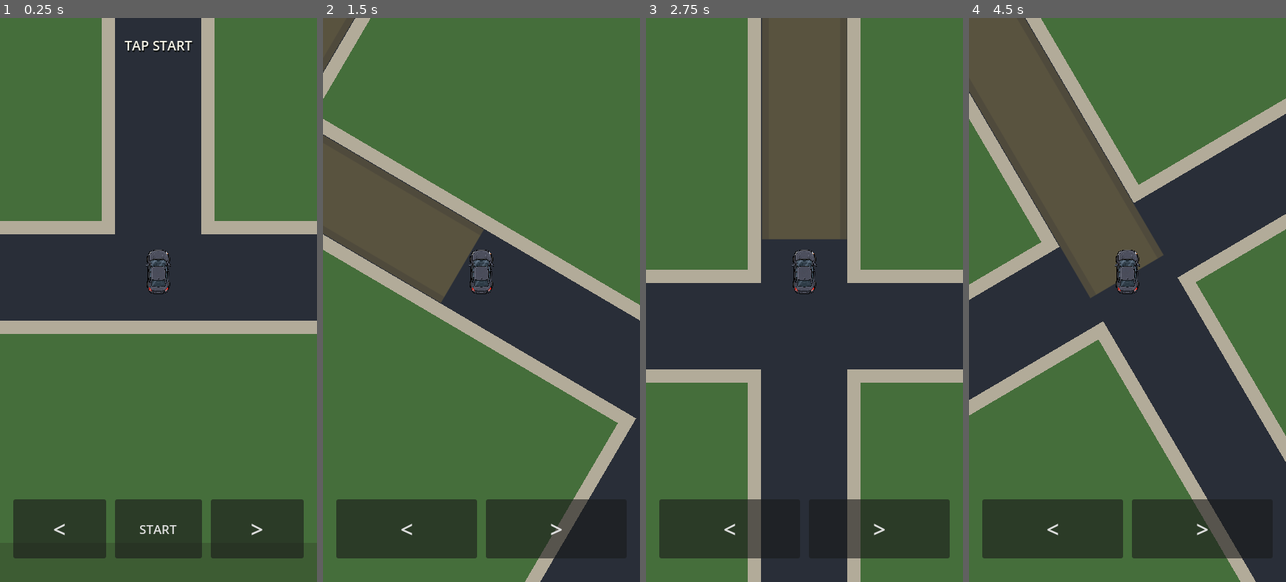
Above: before the commit, frames 1-4 (left to right).
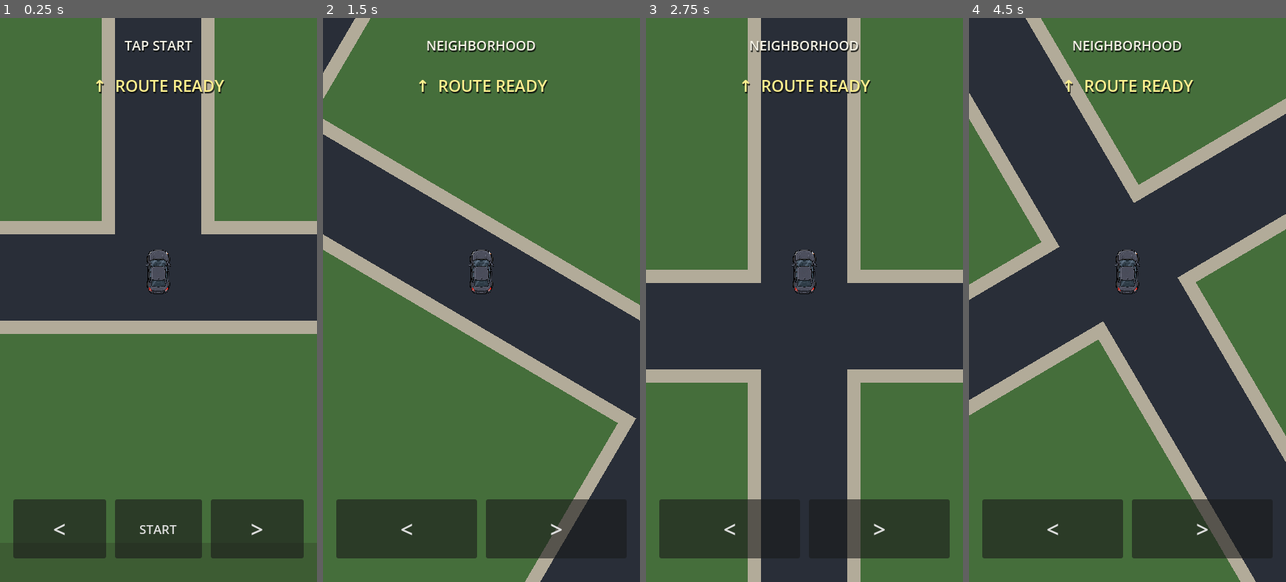
Above: after the commit, the same moments.

Repository: patrickcallahancomedy/comedian
Game: Godot game, scene res://scenes/drive/drive_module.tscn
Two runs of this game, one before a commit and one after it. Both use one fixed random seed, a clock stepped at 60 frames per second and the inputs below.
Inputs (mouse positions are in pixels of both pictures, inside the frame that each line leads up to):
- Up to frame 1 (0.25 s): no input
- Up to frame 2 (1.5 s): click "START" at 0.5 s; tap Enter (ui_accept) at 1.25 s; move the mouse to (551, 271) at 1.27 s; hold Right from 1.28 s (still down); tap Space at 1.35 s; click (551, 271) at 1.42 s
- Up to frame 3 (2.75 s): tap Enter (ui_accept) at 1.52 s; release Right at 2 s; drag from (741, 328) to (788, 412) at 2.02 s
- Up to frame 4 (4.5 s): move the mouse to (1159, 175) at 2.77 s; hold Right 2.78-3.5 s; tap Space at 2.85, 4.35 s; drag from (1111, 412) to (1032, 215) at 3.52 s; move the mouse to (1222, 384) at 4.27 s; hold Left from 4.28 s (still down)

The runs differ from the first frame. In frame 1, 0.5% of the frame differs, in the area x 30-71%, y 10-14%; in frame 2, 9.1%; in frame 3, 11%; in frame 4, 14%, in the area x 0-71%, y 0-50%.
Error after the commit: Parse Error: Cannot infer the type of "current_cell" variable because the value doesn't have a set type. (res://scripts/drive/drive_navigation.gd:244)

Commit message:
Use conventional GPS route line and directions

Diff:
--- a/godot/scripts/drive/drive_navigation.gd
+++ b/godot/scripts/drive/drive_navigation.gd
@@ -1,17 +1,22 @@
 extends Label
 
-## Subtle in-world route guidance for the driving microgame.
-## Draws only a restrained road-center route line. There are no turn arrows,
-## badges, chevrons, pulses, or marker animations.
+## GPS-style route guidance for the driving microgame.
+## Uses a conventional center route line plus a compact top instruction banner.
 
 const MAP = preload("res://scripts/drive/drive_grid_map.gd")
 
-const ROUTE_TINT_COLOR := Color(1.0, 0.80, 0.30, 0.18)
-const ROUTE_SOFT_COLOR := Color(1.0, 0.88, 0.50, 0.055)
-const ROUTE_TINT_WIDTH_RATIO := 0.98
-const ROUTE_SOFT_WIDTH_RATIO := 0.82
-const ROUTE_START_AHEAD_RATIO := 0.08
-const ROUTE_LOOKAHEAD_CELLS := 1.35
+const ROUTE_SHADOW_COLOR := Color(0.02, 0.08, 0.18, 0.52)
+const ROUTE_LINE_COLOR := Color(0.10, 0.42, 0.96, 0.98)
+const ROUTE_SHADOW_WIDTH_RATIO := 0.48
+const ROUTE_LINE_WIDTH_RATIO := 0.32
+const ROUTE_START_AHEAD_RATIO := 0.02
+
+const BANNER_COLOR := Color(0.05, 0.30, 0.22, 0.97)
+const BANNER_TEXT_COLOR := Color(1.0, 1.0, 1.0, 1.0)
+const BANNER_SUBTEXT_COLOR := Color(0.88, 0.96, 0.92, 0.92)
+const BANNER_MARGIN := 16.0
+const BANNER_HEIGHT := 82.0
+const BANNER_RADIUS := 12.0
 
 @onready var drive = $"../CityMap"
 @onready var status_label: Label = $"../StatusLabel"
@@ -59,15 +64,19 @@
 func _draw() -> void:
 	if drive == null or not drive.started or drive.drive_complete:
 		return
-	if drive.road_kind != "neighborhood" and drive.road_kind != "city":
-		return
-
+
+	if drive.road_kind == "neighborhood" or drive.road_kind == "city":
+		_draw_route_line()
+
+	_draw_instruction_banner()
+
+
+func _draw_route_line() -> void:
 	var route := _current_route_states()
 	if route.is_empty():
 		return
 
 	var world_points := _route_world_points(route)
-	world_points = _limited_route_world_points(world_points)
 	if world_points.size() < 2:
 		return
 
@@ -77,25 +86,203 @@
 		else drive.CITY_ROAD_WIDTH
 	)
 	var zoom: float = drive._current_world_zoom()
-	var tint_width: float = road_world_width * zoom * ROUTE_TINT_WIDTH_RATIO
-	var soft_width: float = road_world_width * zoom * ROUTE_SOFT_WIDTH_RATIO
+	var shadow_width: float = road_world_width * zoom * ROUTE_SHADOW_WIDTH_RATIO
+	var line_width: float = road_world_width * zoom * ROUTE_LINE_WIDTH_RATIO
 	var screen_points := PackedVector2Array()
 
-	for world_point in world_points:
-		screen_points.append(drive._world_to_screen(world_point))
-
-	# Start just in front of the car so the road reads as lit ahead of Darren,
-	# not as a marker painted underneath the car.
+	for index in range(world_points.size()):
+		if index > 0 and not _world_segment_is_local(
+			world_points[index - 1],
+			world_points[index]
+		):
+			break
+		screen_points.append(drive._world_to_screen(world_points[index]))
+
+	if screen_points.size() < 2:
+		return
+
 	screen_points[0] = screen_points[0].lerp(
 		screen_points[1],
 		ROUTE_START_AHEAD_RATIO
 	)
 
-	# Draw the route as one continuous road-width wash. This avoids the round
-	# endpoint blobs and overlapping per-segment rectangles that made turns look
-	# like blocks or caused the old line to appear to split across the map.
-	draw_polyline(screen_points, ROUTE_TINT_COLOR, tint_width, true)
-	draw_polyline(screen_points, ROUTE_SOFT_COLOR, soft_width, true)
+	# Conventional GPS treatment: one solid center route with a darker casing.
+	draw_polyline(screen_points, ROUTE_SHADOW_COLOR, shadow_width, true)
+	draw_polyline(screen_points, ROUTE_LINE_COLOR, line_width, true)
+
+
+func _draw_instruction_banner() -> void:
+	var instruction := _current_instruction()
+	if instruction.is_empty():
+		return
+
+	var banner_width := minf(size.x - BANNER_MARGIN * 2.0, 420.0)
+	var banner_rect := Rect2(
+		Vector2((size.x - banner_width) * 0.5, BANNER_MARGIN),
+		Vector2(banner_width, BANNER_HEIGHT)
+	)
+	draw_style_box(
+		_make_banner_style(),
+		banner_rect
+	)
+
+	var icon_rect := Rect2(
+		banner_rect.position + Vector2(14.0, 14.0),
+		Vector2(48.0, 48.0)
+	)
+	_draw_turn_icon(icon_rect, String(instruction.get("turn", "straight")))
+
+	var font := get_theme_default_font()
+	var title_size := 22
+	var sub_size := 14
+	var text_x := banner_rect.position.x + 76.0
+	var title_y := banner_rect.position.y + 32.0
+	var sub_y := banner_rect.position.y + 57.0
+
+	draw_string(
+		font,
+		Vector2(text_x, title_y),
+		String(instruction.get("title", "Continue")),
+		HORIZONTAL_ALIGNMENT_LEFT,
+		banner_rect.end.x - text_x - 12.0,
+		title_size,
+		BANNER_TEXT_COLOR
+	)
+	draw_string(
+		font,
+		Vector2(text_x, sub_y),
+		String(instruction.get("subtitle", "")),
+		HORIZONTAL_ALIGNMENT_LEFT,
+		banner_rect.end.x - text_x - 12.0,
+		sub_size,
+		BANNER_SUBTEXT_COLOR
+	)
+
+
+func _make_banner_style() -> StyleBoxFlat:
+	var style := StyleBoxFlat.new()
+	style.bg_color = BANNER_COLOR
+	style.corner_radius_top_left = int(BANNER_RADIUS)
+	style.corner_radius_top_right = int(BANNER_RADIUS)
+	style.corner_radius_bottom_left = int(BANNER_RADIUS)
+	style.corner_radius_bottom_right = int(BANNER_RADIUS)
+	return style
+
+
+func _draw_turn_icon(rect: Rect2, turn: String) -> void:
+	var center := rect.get_center()
+	var color := BANNER_TEXT_COLOR
+	var width := 5.0
+	var points := PackedVector2Array()
+
+	match turn:
+		"left":
+			points = PackedVector2Array([
+				Vector2(rect.end.x - 8.0, rect.end.y - 8.0),
+				Vector2(rect.end.x - 8.0, center.y),
+				Vector2(rect.position.x + 12.0, center.y),
+			])
+			draw_polyline(points, color, width, true)
+			draw_line(
+				Vector2(rect.position.x + 12.0, center.y),
+				Vector2(rect.position.x + 24.0, center.y - 12.0),
+				color, width, true
+			)
+			draw_line(
+				Vector2(rect.position.x + 12.0, center.y),
+				Vector2(rect.position.x + 24.0, center.y + 12.0),
+				color, width, true
+			)
+		"right":
+			points = PackedVector2Array([
+				Vector2(rect.position.x + 8.0, rect.end.y - 8.0),
+				Vector2(rect.position.x + 8.0, center.y),
+				Vector2(rect.end.x - 12.0, center.y),
+			])
+			draw_polyline(points, color, width, true)
+			draw_line(
+				Vector2(rect.end.x - 12.0, center.y),
+				Vector2(rect.end.x - 24.0, center.y - 12.0),
+				color, width, true
+			)
+			draw_line(
+				Vector2(rect.end.x - 12.0, center.y),
+				Vector2(rect.end.x - 24.0, center.y + 12.0),
+				color, width, true
+			)
+		_:
+			draw_line(
+				Vector2(center.x, rect.end.y - 8.0),
+				Vector2(center.x, rect.position.y + 10.0),
+				color, width, true
+			)
+			draw_line(
+				Vector2(center.x, rect.position.y + 10.0),
+				Vector2(center.x - 11.0, rect.position.y + 21.0),
+				color, width, true
+			)
+			draw_line(
+				Vector2(center.x, rect.position.y + 10.0),
+				Vector2(center.x + 11.0, rect.position.y + 21.0),
+				color, width, true
+			)
+
+
+func _current_instruction() -> Dictionary:
+	match drive.road_kind:
+		"neighborhood", "city":
+			var hint := _current_turn_hint()
+			if hint.is_empty():
+				return {
+					"turn": "straight",
+					"title": "Continue straight",
+					"subtitle": "Follow the blue route",
+				}
+			var turn := String(hint.get("turn", "straight"))
+			var turn_cell := hint.get("cell", Vector2i.ZERO)
+			var current_cell := (
+				drive.neighborhood_cell
+				if drive.road_kind == "neighborhood"
+				else drive.city_cell
+			)
+			var blocks := maxi(
+				1,
+				abs(turn_cell.x - current_cell.x)
+				+ abs(turn_cell.y - current_cell.y)
+			)
+			return {
+				"turn": turn,
+				"title": "Turn %s" % turn,
+				"subtitle": "In %d block%s" % [
+					blocks,
+					"" if blocks == 1 else "s",
+				],
+			}
+		"connector_one":
+			return {
+				"turn": "straight",
+				"title": "Merge onto highway",
+				"subtitle": "Continue ahead",
+			}
+		"highway":
+			if drive.highway_lane < MAP.HIGHWAY_EXIT_LANE:
+				return {
+					"turn": "right",
+					"title": "Move right",
+					"subtitle": "Use lane 4 for the exit",
+				}
+			return {
+				"turn": "straight",
+				"title": "Stay in lane 4",
+				"subtitle": "Exit ahead",
+			}
+		"connector_two":
+			return {
+				"turn": "straight",
+				"title": "Take the exit",
+				"subtitle": "Continue into the city",
+			}
+	return {}
 
 
 func _route_world_points(route: Array[Vector3i]) -> PackedVector2Array:
@@ -113,46 +300,6 @@
 			points.append(world_position)
 
 	return points
-
-
-func _limited_route_world_points(
-	world_points: PackedVector2Array
-) -> PackedVector2Array:
-	if world_points.size() < 2:
-		return world_points
-
-	var cell_size: float = (
-		float(MAP.NEIGHBORHOOD_CELL)
-		if drive.road_kind == "neighborhood"
-		else float(MAP.CITY_CELL)
-	)
-	var remaining := cell_size * ROUTE_LOOKAHEAD_CELLS
-	var limited := PackedVector2Array([world_points[0]])
-
-	for index in range(world_points.size() - 1):
-		var from_world := world_points[index]
-		var to_world := world_points[index + 1]
-		var segment := to_world - from_world
-		var segment_length := segment.length()
-
-		if segment_length <= 0.001:
-			continue
-
-		# Never bridge a non-local jump. Route tint may only follow an actual
-		# adjacent road segment.
-		if not _world_segment_is_local(from_world, to_world):
-			break
-
-		if segment_length <= remaining + 0.001:
-			limited.append(to_world)
-			remaining -= segment_length
-			if remaining <= 0.001:
-				break
-		else:
-			limited.append(from_world + segment.normalized() * remaining)
-			break
-
-	return limited
 
 
 func _world_segment_is_local(from_world: Vector2, to_world: Vector2) -> bool:
